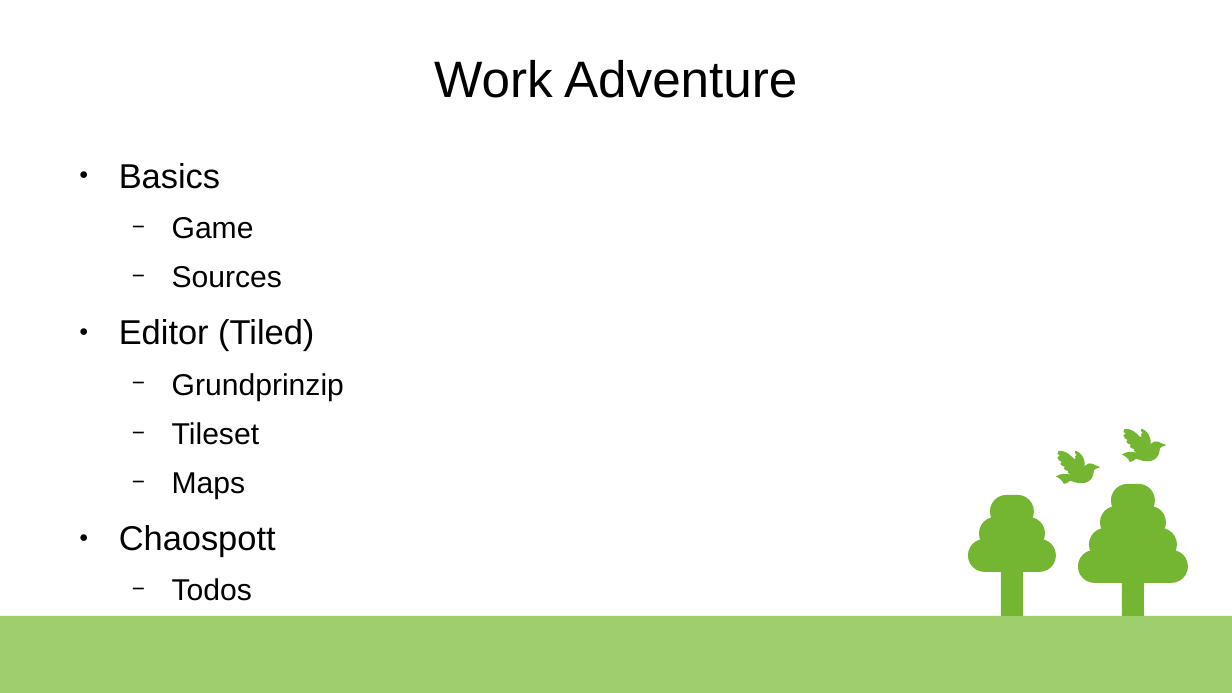
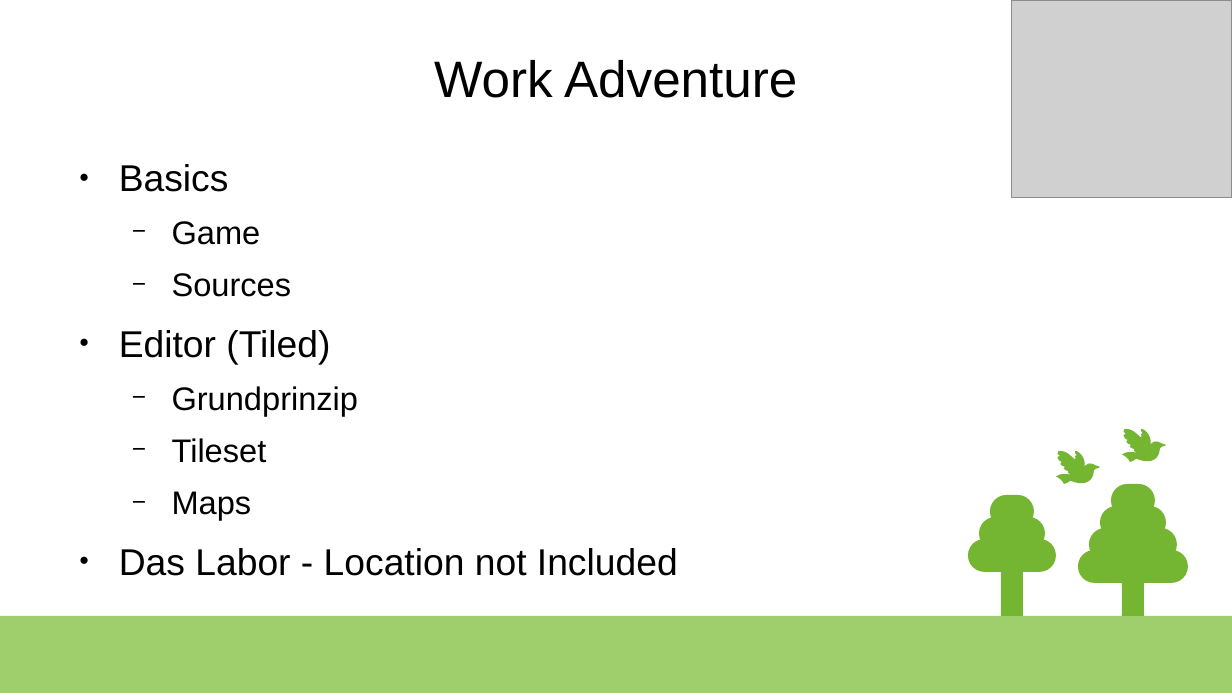
Before and after one commit to c3e/Workadventure, a slide deck: slide 2 of WorkAdventure.odp. Drawn at 1232x693 pixels with LibreOffice and Linux fonts; fonts in the diff are those of the drawing; grey boxes stand for pictures. Boxes give left, top, right and bottom in pixels: in the first picture for what was removed or moved away, otherwise in the second. Text is boxed around its words. In the diff, an @@ line names an element or a change of style, - is before the commit and + after.

```diff
--- a/WorkAdventure.odp
+++ b/WorkAdventure.odp
@@ picture added at bbox=[1013, 0, 1232, 198] @@
@@ text at bbox=[119, 164, 358, 520]: size 22.2 to 24 pt in "Basics", "Editor (Tiled)"; size 19.4 to 21 pt in "Game", "Sources", "Grundprinzip", "Tileset" and 1 more places @@
@@ text at bbox=[119, 548, 678, 576]: text changed; size 22.2 to 24 pt @@
-● Chaospott
-  − Todos
+● Das Labor - Location not Included
```
Also in this commit, not shown: 15 other slides changed, 1 slide added, 1 slide removed.
